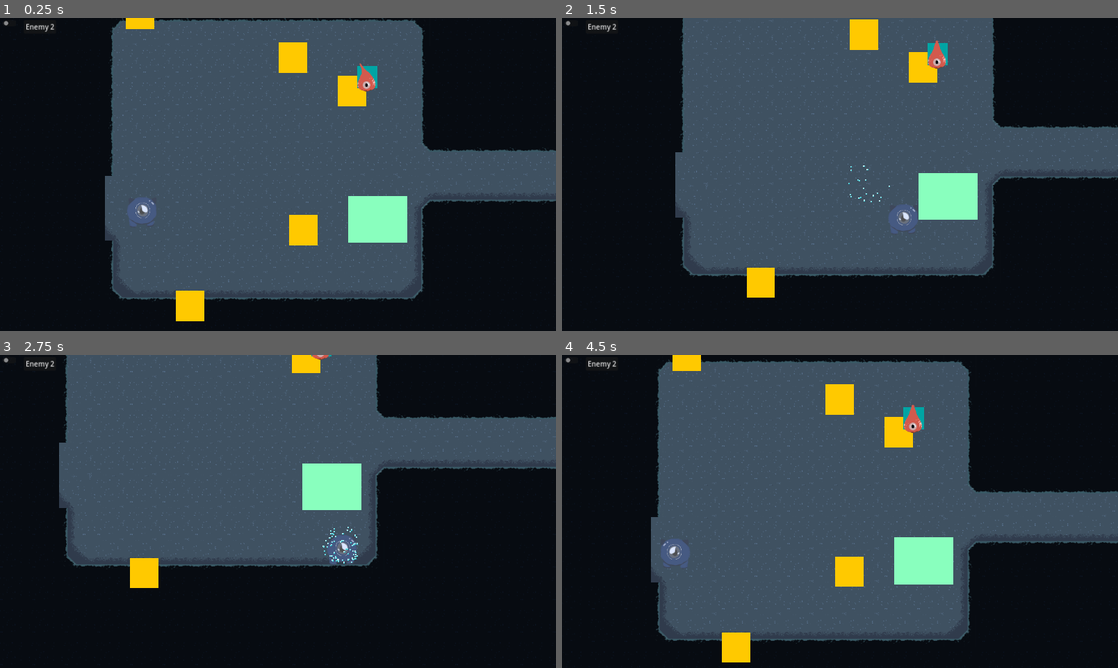
Above: before the commit, frames 1-4 (two rows, left to right).
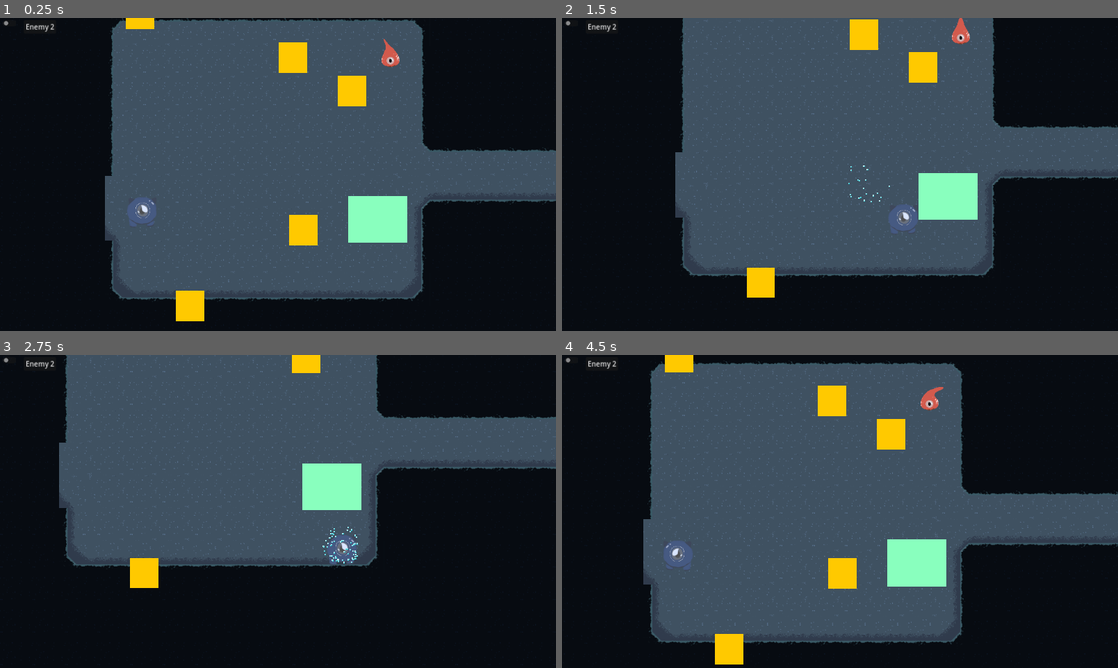
Above: after the commit, the same moments.

Repository: acropolis914/Gwizz-s-Game-Jam
Game: Godot game, scene res://Scene/main.tscn
Same seed, same stepped clock (60 frames per second), same inputs: the game is played once before the commit and once after it.
Inputs (mouse positions are in pixels of both pictures, inside the frame that each line leads up to):
- Up to frame 1 (0.25 s): no input
- Up to frame 2 (1.5 s): tap Enter at 0.5 s; move the mouse to (962, 158) at 0.52 s; hold D (move_right) 0.53-1.28 s; tap Shift (dash) at 0.6, 1.35 s; move the mouse to (728, 190) at 1.27 s; hold S (move_down) from 1.28 s (still down)
- Up to frame 3 (2.75 s): move the mouse to (333, 442) at 2.02 s; release S (move_down) at 2.03 s; hold D (move_right) from 2.03 s (still down); tap Shift (dash) at 2.1 s
- Up to frame 4 (4.5 s): move the mouse to (812, 574) at 2.77 s; release D (move_right) at 2.78 s; hold W (move_up) 2.78-3.53 s; tap Shift (dash) at 2.85, 3.6, 4.35 s; move the mouse to (1006, 558) at 3.52 s; hold A (move_left) from 3.53 s (still down); move the mouse to (673, 464) at 4.27 s

The runs differ from the first frame. In frame 1, 0.5% of the frame differs, in the area x 64-72%, y 6-24%; in frame 2, 0.5%; in frame 3, less than 0.1%; in frame 4, 7.0%, in the area x 14-100%, y 0-99%.

Commit message:
rotated the projectile

Diff:
--- a/Scene/enemy_type_3.tscn
+++ b/Scene/enemy_type_3.tscn
@@ -11,9 +11,6 @@
 
 [sub_resource type="RectangleShape2D" id="RectangleShape2D_trlfs"]
 size = Vector2(36, 43)
-
-[sub_resource type="RectangleShape2D" id="RectangleShape2D_q0fgh"]
-size = Vector2(40, 46)
 
 [sub_resource type="SpriteFrames" id="SpriteFrames_wfy6l"]
 animations = [{
@@ -47,15 +44,21 @@
 "speed": 20.0
 }]
 
+[sub_resource type="RectangleShape2D" id="RectangleShape2D_q0fgh"]
+size = Vector2(40, 46)
+
 [node name="enemy_type_3" type="CharacterBody2D"]
+z_index = 1
 script = ExtResource("1_gymja")
 
 [node name="CollisionShape2D" type="CollisionShape2D" parent="."]
+self_modulate = Color(1, 1, 1, 0)
 position = Vector2(0, -0.5)
 shape = SubResource("RectangleShape2D_trlfs")
+debug_color = Color(0, 0.6, 0.701961, 0)
 
 [node name="Enemy_block_1" type="Sprite2D" parent="."]
-modulate = Color(0, 0.643137, 0.643137, 1)
+visible = false
 scale = Vector2(0.333333, 0.366667)
 texture = ExtResource("2_oye23")
 
@@ -66,14 +69,17 @@
 wait_time = 3.0
 autostart = true
 
+[node name="AnimatedSprite2D" type="AnimatedSprite2D" parent="."]
+sprite_frames = SubResource("SpriteFrames_wfy6l")
+frame_progress = 0.424296
+
 [node name="Killer_Area2D" type="Area2D" parent="."]
+modulate = Color(1, 1, 1, 0)
+self_modulate = Color(1, 1, 1, 0)
 
 [node name="CollisionShape2D" type="CollisionShape2D" parent="Killer_Area2D"]
 shape = SubResource("RectangleShape2D_q0fgh")
-
-[node name="AnimatedSprite2D" type="AnimatedSprite2D" parent="."]
-sprite_frames = SubResource("SpriteFrames_wfy6l")
-frame_progress = 0.734254
+debug_color = Color(0, 0.6, 0.701961, 0)
 
 [connection signal="timeout" from="Attack_Timer" to="." method="_on_attack_timer_timeout"]
 [connection signal="area_entered" from="Killer_Area2D" to="Enemy Death Comp" method="_on_killer_area_2d_area_entered"]
--- a/Scene/main.tscn
+++ b/Scene/main.tscn
@@ -153,7 +153,7 @@
 position = Vector2(-614, -164)
 
 [node name="enemy_type_3" parent="." instance=ExtResource("13_1u1k8")]
-position = Vector2(581, 254)
+position = Vector2(628, 206)
 
 [node name="Slime" parent="." instance=ExtResource("14_orumr")]
 position = Vector2(601, 534)
--- a/Scene/projectile.tscn
+++ b/Scene/projectile.tscn
@@ -14,6 +14,7 @@
 shape = SubResource("CapsuleShape2D_sontd")
 
 [node name="Sprite2D" type="Sprite2D" parent="."]
+rotation = -1.5708
 scale = Vector2(0.445, 0.445)
 texture = ExtResource("2_qb6ll")
 
--- a/Scripts/enemy_type_3.gd
+++ b/Scripts/enemy_type_3.gd
@@ -8,7 +8,7 @@
 
 func _process(delta):
 	var player_pos = get_parent().get_node("Player").get_position()
-	if position.distance_to(player_pos) > 200:
+	if position.distance_to(player_pos) > 50:
 		position += speed * (player_pos-position).normalized() * delta
 	if toAttack:
 		_attack()
--- a/Scripts/projectile.gd
+++ b/Scripts/projectile.gd
@@ -7,7 +7,7 @@
 func _ready():
 	player_pos = get_parent().get_parent().get_node("Player").get_position()
 	dir = (player_pos-global_position).normalized()
-
+	rotation = dir.angle()
 
 func _process(delta):
 	global_position += dir * delta * speed
